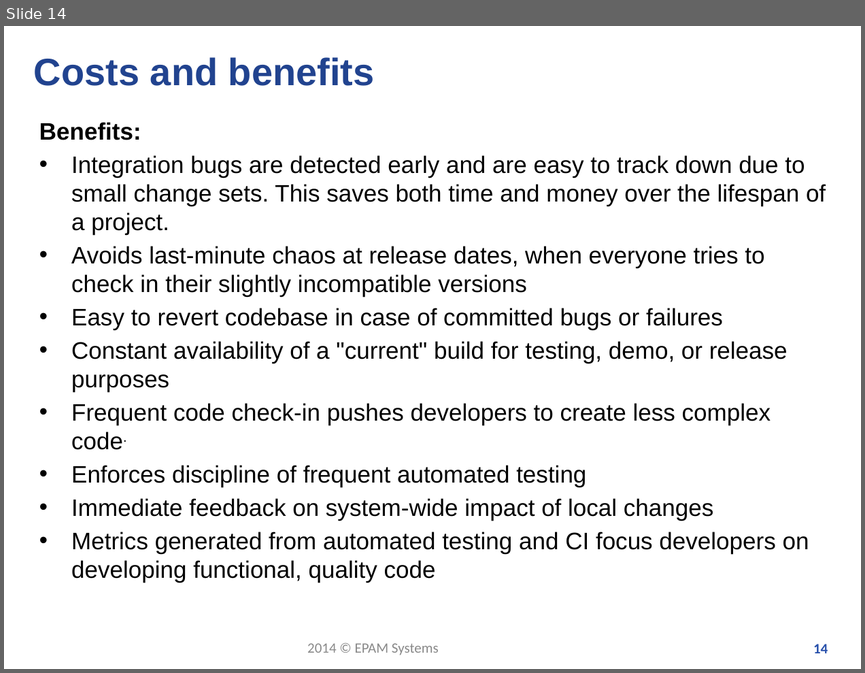
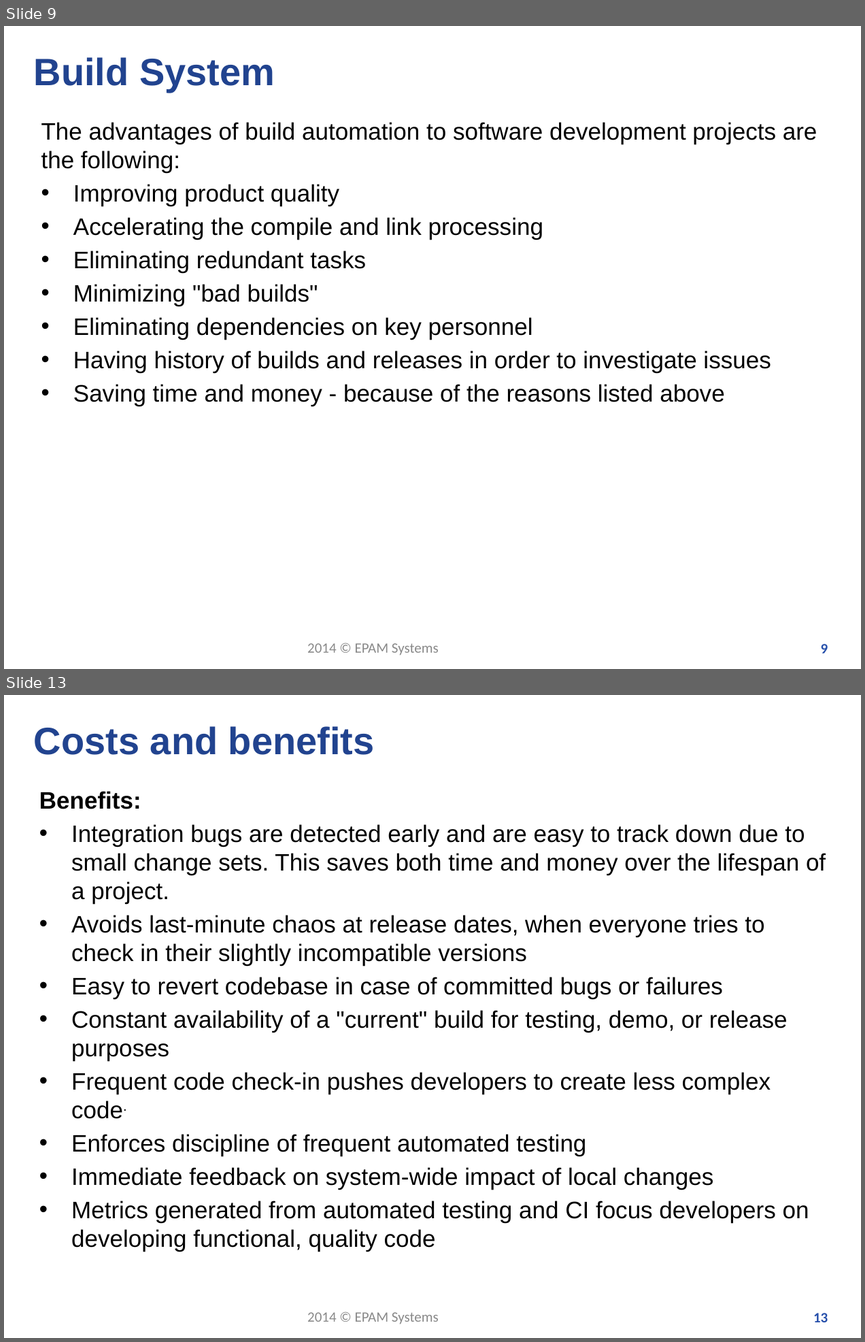
Before and after one commit to santatamas/Build-Automation, a slide deck: presentation/Continuous_Integration.pptx. Shown one above the other, each under a label of ours: slide 14 before the commit, slides 9 and 13 after it; the slides between them are not shown. The pictures are 865x673 and 865x1342 pixels, drawn with LibreOffice and Linux fonts; fonts in the diff are those of the drawing; background and template pictures are left out. Boxes give left, top, right and bottom in pixels: in the first picture for what was removed or moved away, otherwise in the second. Text is boxed around its words. In the diff, an @@ line names an element or a change of style, - is before the commit and + after.

```diff
--- a/presentation/Continuous_Integration.pptx
+++ b/presentation/Continuous_Integration.pptx
@@ slide 9 added at [4, 26, 861, 669], background picture (left out); not listed: 2 template elements that a slide beside it also shows @@
@@ title added at [34, 57, 275, 92], 32 pt, text #21438F, bold @@
+Build System
@@ text added at [41, 122, 817, 406], 20 pt, text #000000 @@
+The advantages of build automation to software development projects are the following:
+• Improving product quality
+• Accelerating the compile and link processing
+• Eliminating redundant tasks
+• Minimizing "bad builds"
+• Eliminating dependencies on key personnel
+• Having history of builds and releases in order to investigate issues
+• Saving time and money - because of the reasons listed above
@@ what was slide 14 is now slide 13 @@
@@ page number at [813, 1312, 827, 1322]: text changed @@
-14
+13
```
Also in this commit, not shown: 3 slides changed, 1 other slide added, 3 slides removed.
